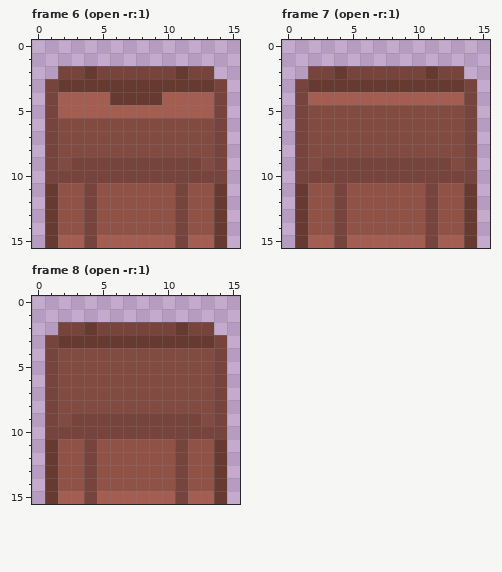
Pixel-art file, stored at assets/container_down.aseprite. The first picture shows the starting point.
16x16 pixels, 15 frames. Colours within 5 levels of each other are drawn and written as one. Shown: frame 6 (open -r:1), frame 7 (open -r:1), frame 8 (open -r:1). The commit also changed other frames, which this record leaves out.
The result:
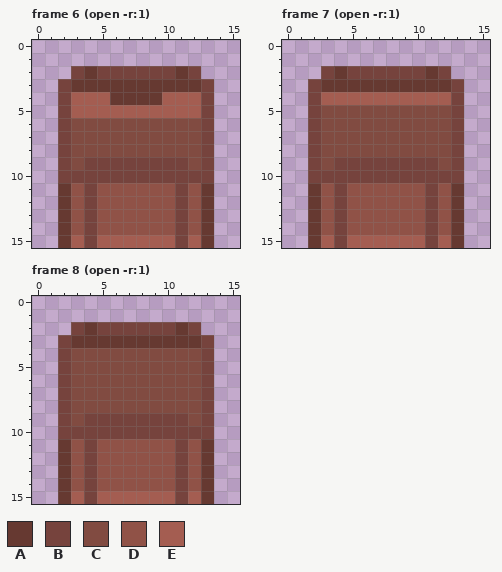
Palette (. is transparent): A #663931  B #76433d  C #814b41  D #905247  E #a45d51
Edits made:
Frame 6 (open -r:1):
Colour D gives way to colour A in rows 11 to 14 at x 2 and 13.
Colour E gives way to colour A in row 15 at x 2 and 13.
Colour A gives way to colour B in row 3 at x 2 and 13.
Colour C gives way to colour B in rows 6 to 9 at x 2 and 13.
Colour E gives way to colour B in rows 4 to 5 at x 2 and 13.
Colour B gives way to colour C in row 9 at x 3 and 12.
Colour A is removed in rows 11 to 15 at x 1 and 14.
Colour B is removed in row 2 at x 2 and 13; in rows 3 to 10 at x 1 and 14.
Frame 7 (open -r:1):
Colour D gives way to colour A in rows 11 to 14 at x 2 and 13.
Colour E gives way to colour A in row 15 at x 2 and 13.
Colour A gives way to colour B in row 3 at x 2 and 13.
Colour C gives way to colour B in rows 5 to 9 at x 2 and 13.
Colour E gives way to colour B in row 4 at x 2 and 13.
Colour B gives way to colour C in row 9 at x 3 and 12.
Colour A is removed in rows 11 to 15 at x 1 and 14.
Colour B is removed in row 2 at x 2 and 13; in rows 3 to 10 at x 1 and 14.
Frame 8 (open -r:1):
Colour D gives way to colour A in rows 11 to 14 at x 2 and 13.
Colour E gives way to colour A in row 15 at x 2 and 13.
Colour A gives way to colour B in row 3 at x 2 and 13.
Colour C gives way to colour B in rows 4 to 9 at x 2 and 13.
Colour B gives way to colour C in row 9 at x 3 and 12.
Colour A is removed in rows 11 to 15 at x 1 and 14.
Colour B is removed in row 2 at x 2 and 13; in rows 3 to 10 at x 1 and 14.
